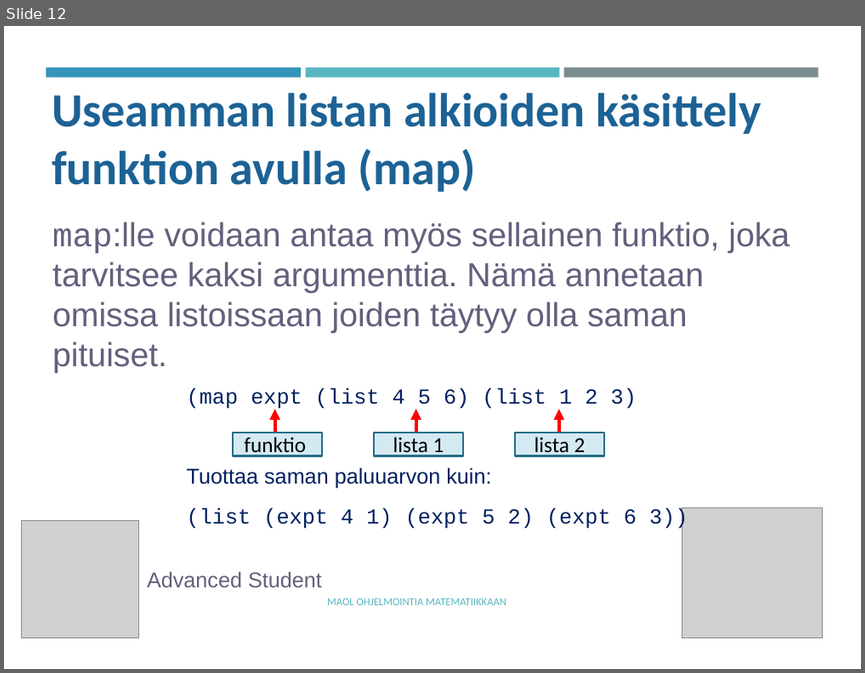
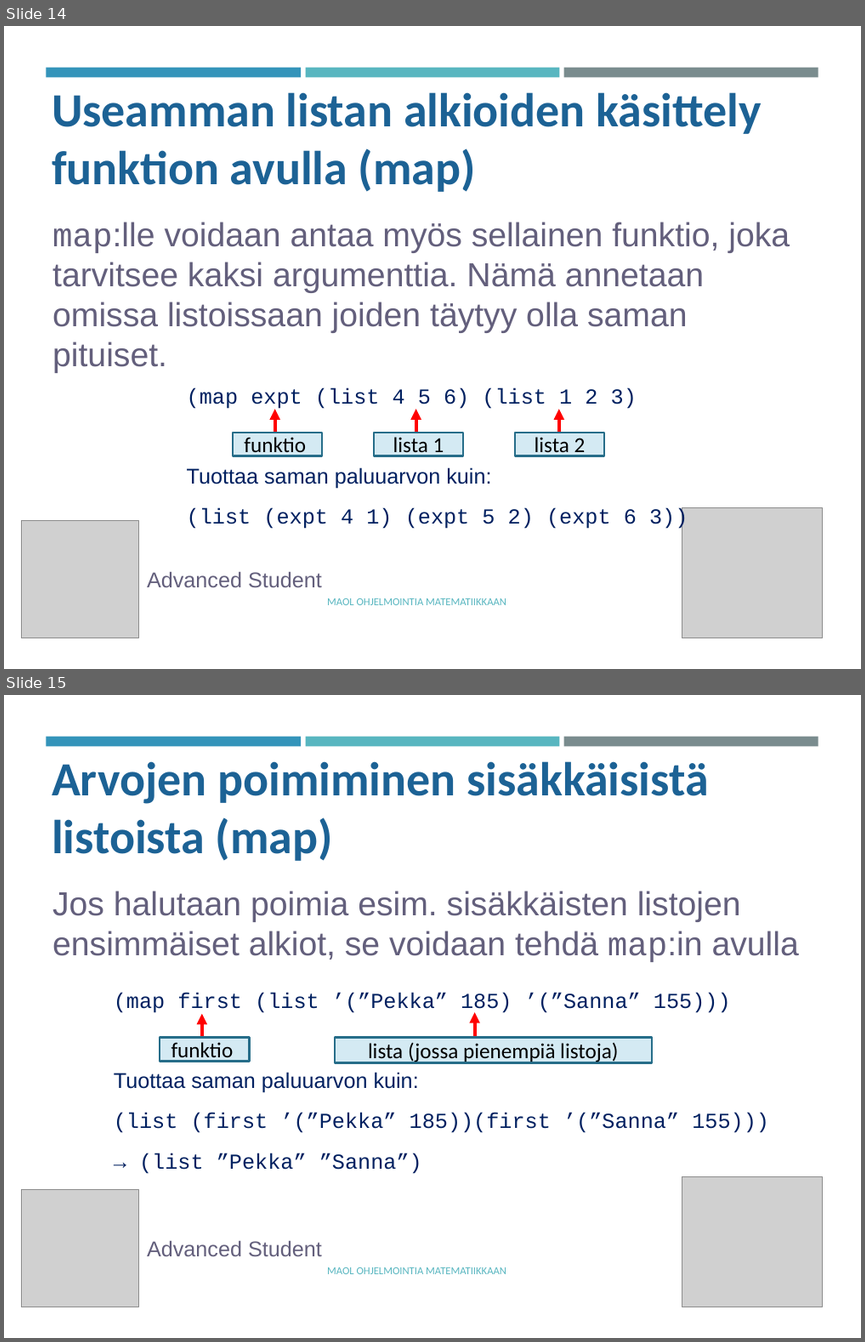
Before and after one commit to tyynetyyne/tyynetyyne.github.io, a slide deck: tehtavat/tiedostot/maol/power_point/Racket-MAOL-9-listat.pptx. Shown one above the other, each under a label of ours: slide 12 before the commit, slides 14 and 15 after it. The pictures are 865x673 and 865x1342 pixels, drawn with LibreOffice and Linux fonts; fonts in the diff are those of the drawing; grey boxes stand for pictures. Boxes give left, top, right and bottom in pixels: in the first picture for what was removed or moved away, otherwise in the second. Text is boxed around its words. In the diff, an @@ line names an element or a change of style, - is before the commit and + after.

```diff
--- a/tehtavat/tiedostot/maol/power_point/Racket-MAOL-9-listat.pptx
+++ b/tehtavat/tiedostot/maol/power_point/Racket-MAOL-9-listat.pptx
@@ slide 15 added at (4,695,861,1338), background #FFFFFF; not listed: 3 template elements that a slide beside it also shows @@
@@ text added at (52,761,708,861), 40 pt, text #1D6294, bold @@
+Arvojen poimiminen sisäkkäisistä listoista (map)
@@ text added at (52,891,799,962), 28 pt, text #635F7C @@
+Jos halutaan poimia esim. sisäkkäisten listojen ensimmäiset alkiot, se voidaan tehdä map:in avulla
@@ text added at (114,993,769,1174), 18 pt, text #002060 @@
+(map first (list ’(”Pekka” 185) ’(”Sanna” 155)))
+Tuottaa saman paluuarvon kuin:
+(list (first ’(”Pekka” 185))(first ’(”Sanna” 155)))
+→ (list ”Pekka” ”Sanna”)
@@ arrow added from (202, 1037) to (202, 1014), #FF0000 3 pt @@
@@ arrow added from (474, 1036) to (474, 1012), #FF0000 3 pt @@
@@ rectangle added at (160,1037,249,1061), fill #D4EAF3, outline #266D8A 1.75 pt, 18 pt, text #000000 @@
+funktio
@@ rectangle added at (335,1037,652,1061), fill #D4EAF3, outline #266D8A 1.75 pt, 18 pt, text #000000 @@
+lista (jossa pienempiä listoja)
@@ picture added at (681,1178,823,1307) @@
@@ picture added at (21,1190,138,1307) @@
@@ text added at (147,1240,322,1256), 18 pt, text #635F7C @@
+Advanced Student
@@ text added at (327,1267,506,1274), 9 pt, text #58B6C0 @@
+MAOL OHJELMOINTIA MATEMATIIKKAAN
@@ what was slide 12 is now slide 14 @@
```
Also in this commit, not shown: 6 slides changed, 10 other slides added, 2 slides removed, 2 other files.
